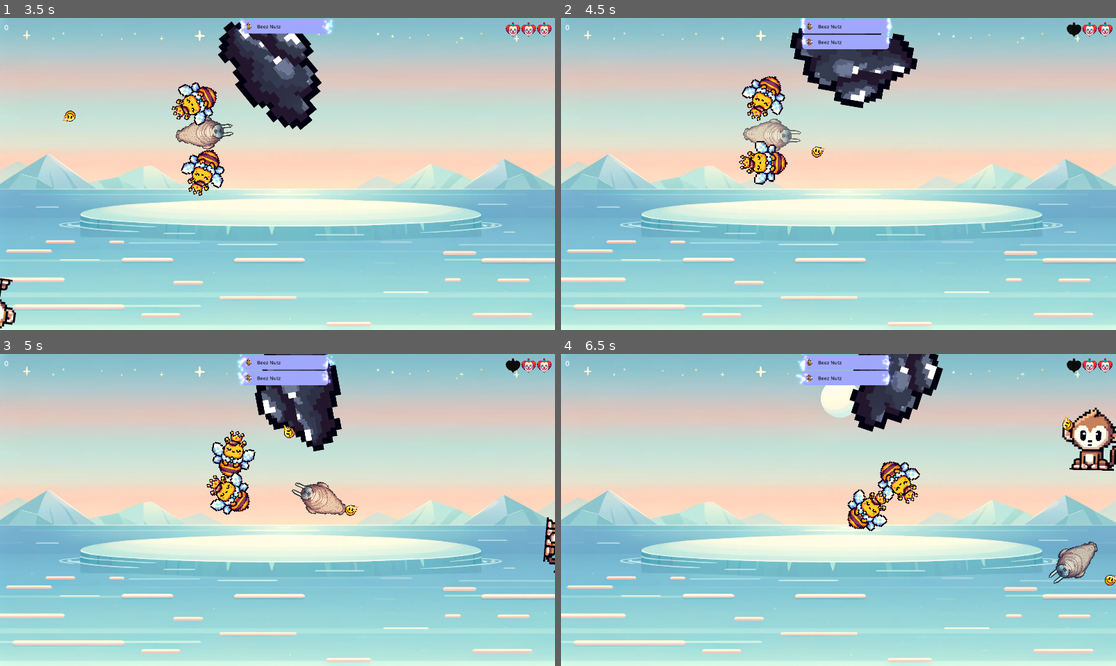
Above: before the commit, frames 1-4 (two rows, left to right).
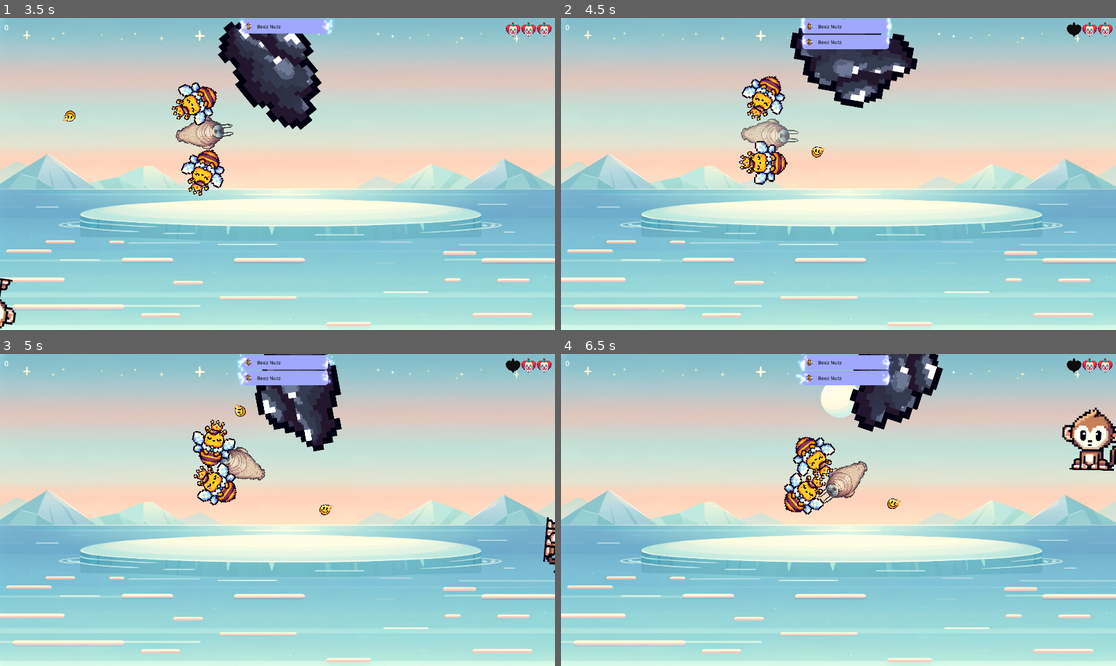
Above: after the commit, the same moments.

Repository: bytedev-code/the-sad-unicorn
Game: Godot game, scene res://menu/menu.tscn
Two runs of this game, one before a commit and one after it. Both use one fixed random seed, a clock stepped at 60 frames per second and the inputs below.
Inputs (mouse positions are in pixels of both pictures, inside the frame that each line leads up to):
- Up to frame 1 (3.5 s): click "New Game" at 0.5 s; move the mouse to (399, 158) at 1.27 s; hold D (player_rotate_right) 1.28-2.03 s; hold Space (player_shoot) 1.28-2.03 s; move the mouse to (166, 189) at 2.02 s; hold A (player_rotate_left) 2.03-2.78 s; tap K at 2.1 s; move the mouse to (333, 105) at 2.77 s; hold D (player_rotate_right) from 2.78 s (still down); hold Space (player_shoot) from 2.78 s (still down)
- Up to frame 2 (4.5 s): move the mouse to (810, 236) at 3.52 s; release D (player_rotate_right) at 3.53 s; release Space (player_shoot) at 3.53 s; hold W (player_forward) 3.53-4.28 s; tap K at 3.6 s; move the mouse to (1005, 220) at 4.27 s; hold A (player_rotate_left) from 4.28 s (still down); hold Space (player_shoot) from 4.28 s (still down)
- Up to frame 3 (5 s): keep holding A (player_rotate_left); keep holding Space (player_shoot)
- Up to frame 4 (6.5 s): keep holding A (player_rotate_left); move the mouse to (672, 463) at 5.02 s; release Space (player_shoot) at 5.03 s; tap K at 5.1 s; move the mouse to (866, 510) at 5.77 s; hold Space (player_shoot) from 5.78 s (still down)

Frame 1 is identical in both runs. In frame 2, 0.5% of the frame differs, in the area x 32-48%, y 18-54%; in frame 3, 3.0%; in frame 4, 4.3%, in the area x 40-100%, y 19-75%.

Commit message:
tweak player movement a bit

Diff:
--- a/player.gd
+++ b/player.gd
@@ -53,7 +53,7 @@
 
 func _physics_process(delta):
 
-	velocity *= 0.99
+	velocity *= 0.97
 
 	if not _apply_impulse:
 		if Input.is_action_pressed("player_forward"):
